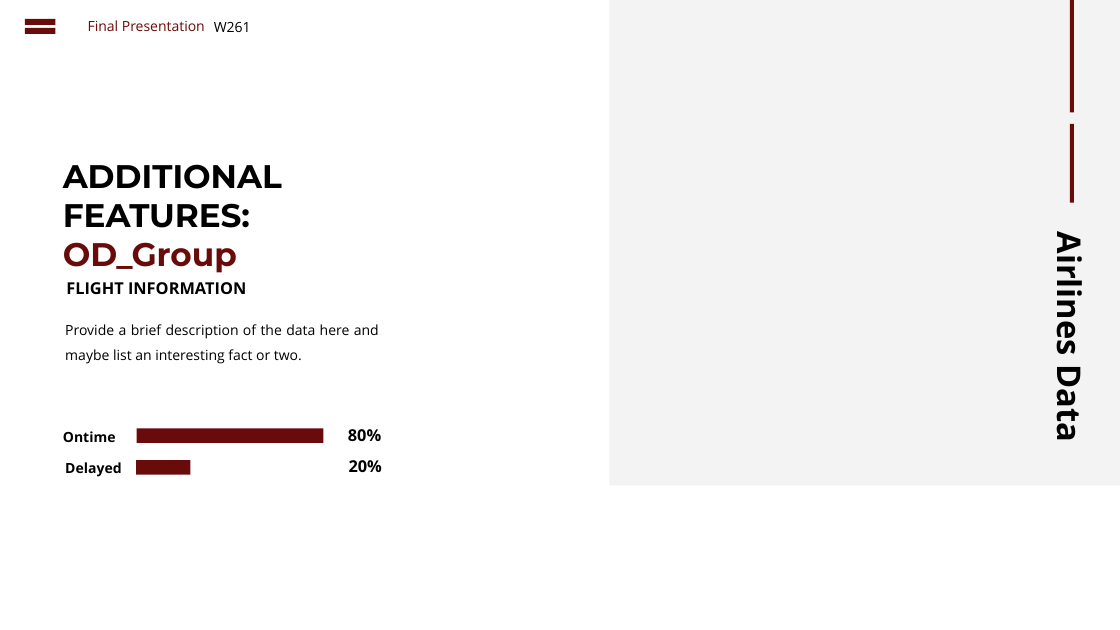
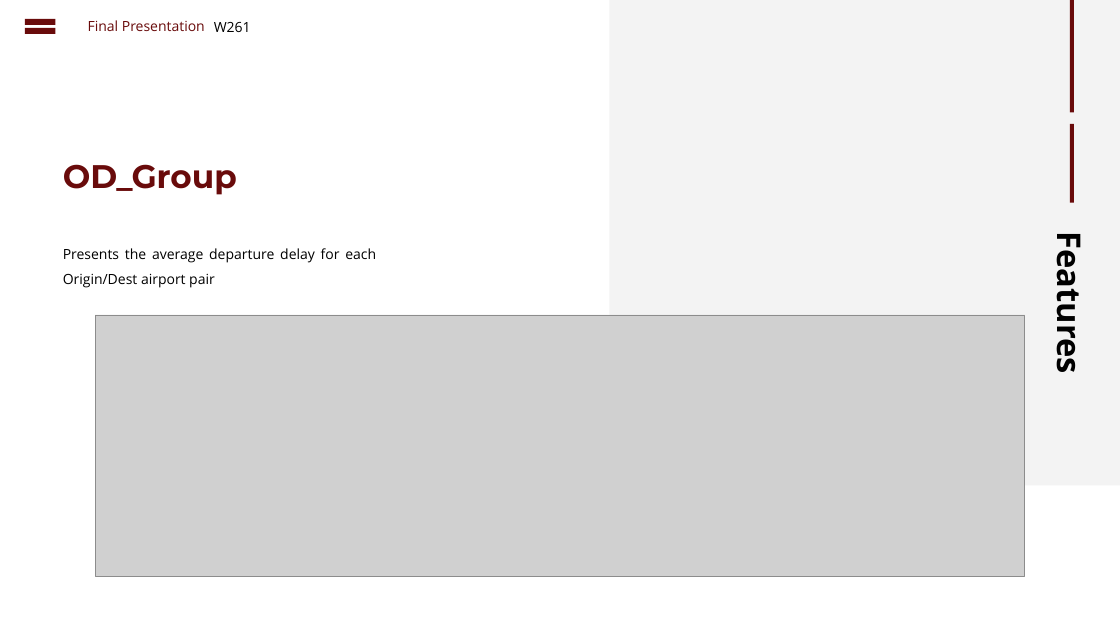
Before and after one commit to cbenge509/flightsontime, a slide deck: slide 13 of presentation/Delayed Flights Prediction - Final.pptx (slide 15 before the commit). Drawn at 1120x630 pixels with LibreOffice and Linux fonts; fonts in the diff are those of the drawing; grey boxes stand for pictures. Boxes give left, top, right and bottom in pixels: in the first picture for what was removed or moved away, otherwise in the second. Text is boxed around its words. In the diff, an @@ line names an element or a change of style, - is before the commit and + after.

Commit message:
Updated ppt

```diff
--- a/presentation/Delayed Flights Prediction - Final.pptx
+++ b/presentation/Delayed Flights Prediction - Final.pptx
@@ text at bbox=[63, 164, 282, 228]: paragraph removed @@
-ADDITIONAL FEATURES:
@@ text at bbox=[63, 248, 376, 263]: text changed @@
-Provide a brief description of the data here and maybe list an interesting fact or two.
+Presents the average departure delay for each Origin/Dest airport pair
@@ text at bbox=[1048, 246, 1092, 370]: text changed @@
-Airlines Data
+Features
@@ text removed at bbox=[66, 282, 246, 294] @@
-FLIGHT INFORMATION
@@ picture added at bbox=[95, 315, 1025, 576] @@
@@ text removed at bbox=[63, 431, 116, 442] @@
-Ontime
@@ rectangle removed at bbox=[137, 429, 323, 443] @@
@@ text removed at bbox=[348, 429, 381, 441] @@
-80%
@@ text removed at bbox=[65, 462, 121, 477] @@
-Delayed
@@ rectangle removed at bbox=[136, 460, 191, 475] @@
@@ text removed at bbox=[349, 460, 382, 472] @@
-20%
```
Also in this commit, not shown: 3 other slides changed, 2 slides added, 2 slides removed.
